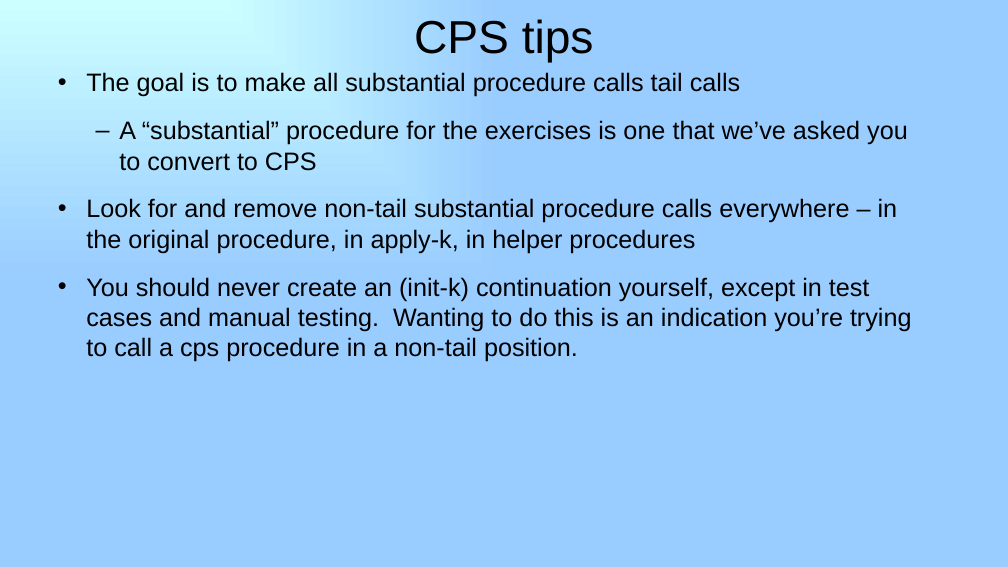
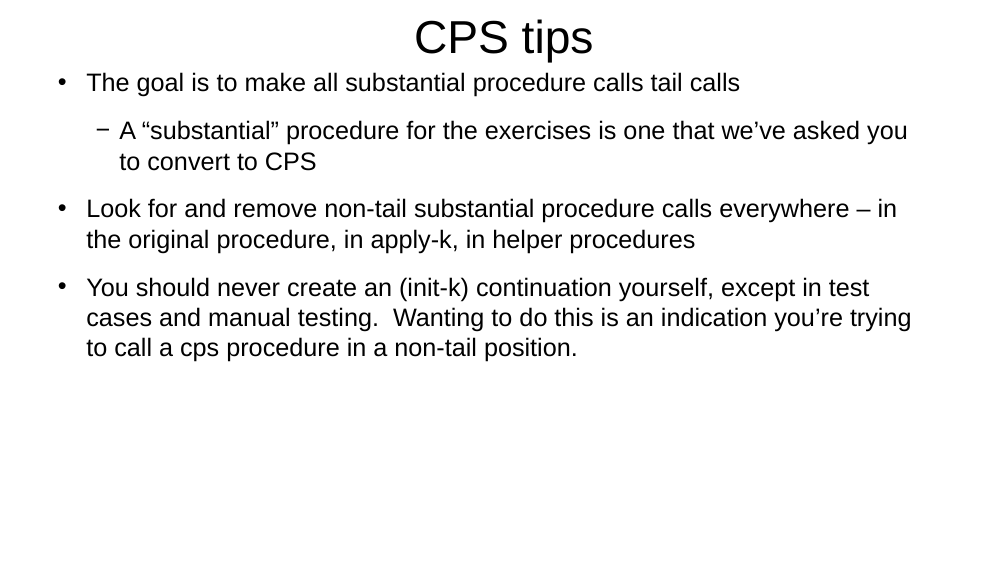
Before and after one commit to RHIT-CSSE/csse304, a slide deck: slide 6 of ClassMaterials/CPSMore2/25-letrec-In-Interpreter.pptx (slide 5 before the commit). Drawn at 1008x567 pixels with LibreOffice and Linux fonts; fonts in the diff are those of the drawing. Boxes give left, top, right and bottom in pixels: in the first picture for what was removed or moved away, otherwise in the second. Text is boxed around its words. In the diff, an @@ line names an element or a change of style, - is before the commit and + after.

```diff
--- a/ClassMaterials/CPSMore2/25-letrec-In-Interpreter.pptx
+++ b/ClassMaterials/CPSMore2/25-letrec-In-Interpreter.pptx
@@ background gradient #CCFFFF to #99CCFF to #FFFFFF @@
@@ text "The goal is to make ..." at bbox=[86, 72, 912, 362]: bullet – to − @@
```
Also in this commit, not shown: 3 other slides changed, 2 slides added, 1 slide removed, 5 other files.
